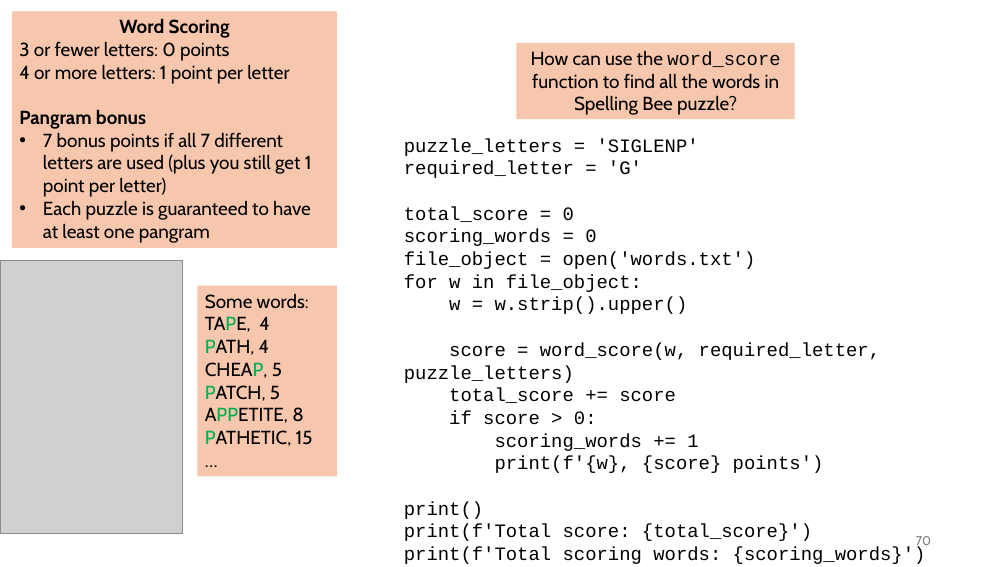
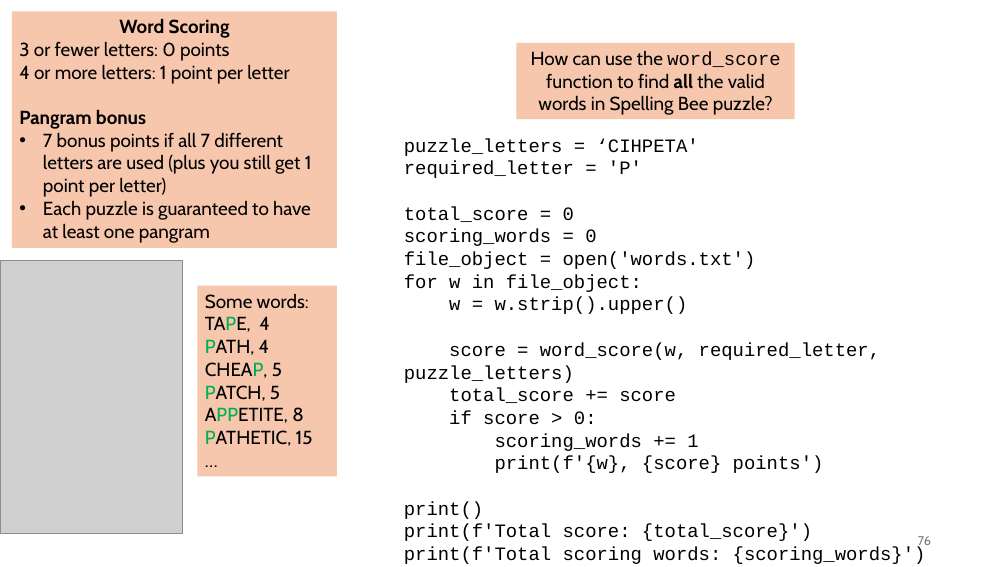
Before and after one commit to tjd1234/cmpt120spring2026, a slide deck: slide 76 of lecture_notes/chapter7/chapter7.pptx (slide 70 before the commit). Drawn at 1008x567 pixels with LibreOffice and Linux fonts; fonts in the diff are those of the drawing; grey boxes stand for pictures. Boxes give left, top, right and bottom in pixels: in the first picture for what was removed or moved away, otherwise in the second. Text is boxed around its words. In the diff, an @@ line names an element or a change of style, - is before the commit and + after.

```diff
--- a/lecture_notes/chapter7/chapter7.pptx
+++ b/lecture_notes/chapter7/chapter7.pptx
@@ text in rectangle at [531,51,780,115]: text changed @@
-How can use the word_score function to find all the words in Spelling Bee puzzle?
+How can use the word_score function to find all the valid words in Spelling Bee puzzle?
@@ text at [404,138,699,178]: text changed @@
-puzzle_letters = 'SIGLENP'
-required_letter = 'G'
+puzzle_letters = ‘CIHPETA'
+required_letter = 'P'
@@ page number at [918,536,931,548]: text changed @@
-70
+76
```
Also in this commit, not shown: 18 other slides changed, 6 slides added, 2 other files.
